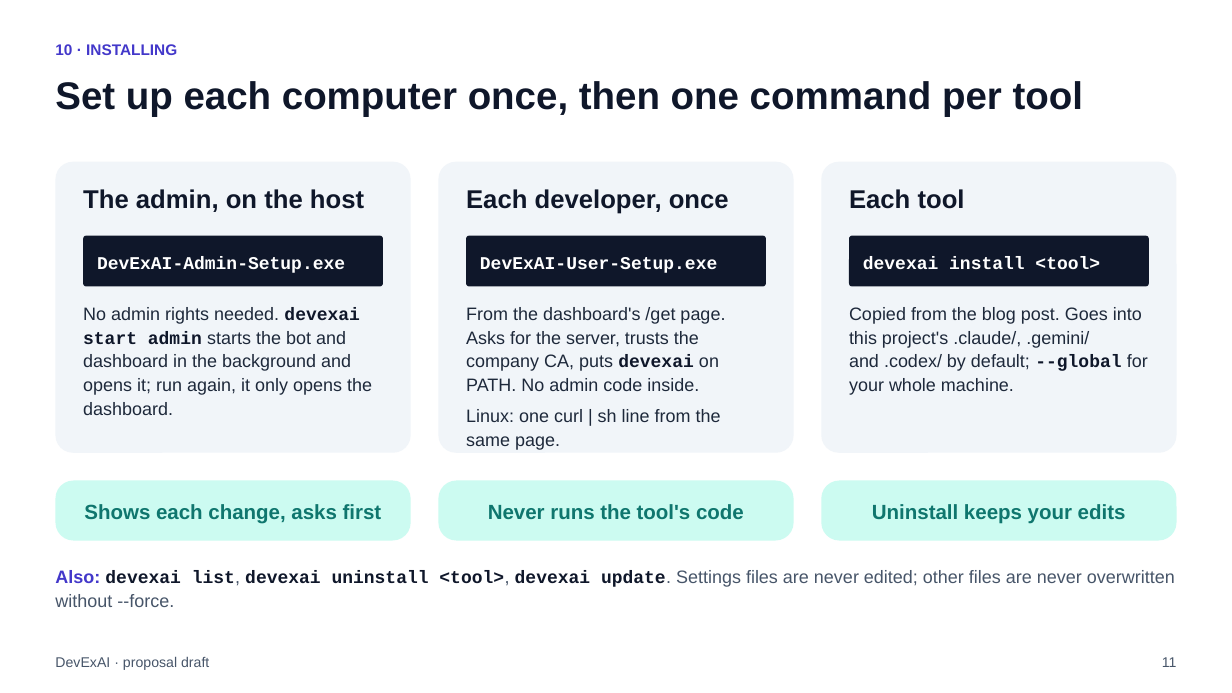
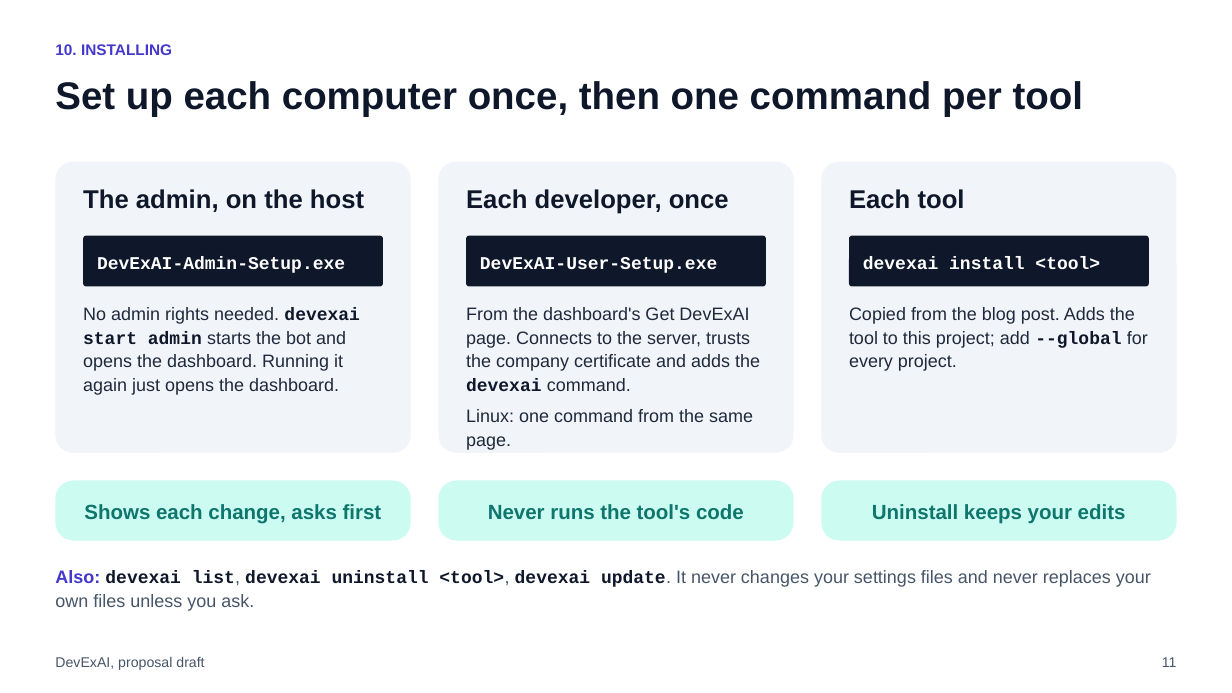
Before and after one commit to raghavsatyadev/DevExAI, a slide deck: slide 11 of DevExAI.pptx. Drawn at 1232x693 pixels with LibreOffice and Linux fonts; fonts in the diff are those of the drawing. Boxes give left, top, right and bottom in pixels: in the first picture for what was removed or moved away, otherwise in the second. Text is boxed around its words. In the diff, an @@ line names an element or a change of style, - is before the commit and + after.

```diff
--- a/DevExAI.pptx
+++ b/DevExAI.pptx
@@ text at box(55, 44, 172, 55): text changed @@
-10 · INSTALLING
+10. INSTALLING
@@ text at box(83, 307, 360, 395): text changed @@
-No admin rights needed. devexai start admin starts the bot and dashboard in the background and opens it; run again, it only opens the dashboard.
+No admin rights needed. devexai start admin starts the bot and opens the dashboard. Running it again just opens the dashboard.
@@ text at box(466, 307, 760, 450): text changed @@
-From the dashboard's /get page. Asks for the server, trusts the company CA, puts devexai on PATH. No admin code inside.
-Linux: one curl | sh line from the same page.
+From the dashboard's Get DevExAI page. Connects to the server, trusts the company certificate and adds the devexai command.
+Linux: one command from the same page.
@@ text at box(849, 307, 1148, 371): text changed @@
-Copied from the blog post. Goes into this project's .claude/, .gemini/ and .codex/ by default; --global for your whole machine.
+Copied from the blog post. Adds the tool to this project; add --global for every project.
@@ text at box(55, 570, 1151, 611): text changed @@
-Also: devexai list, devexai uninstall <tool>, devexai update. Settings files are never edited; other files are never overwritten without --force.
+Also: devexai list, devexai uninstall <tool>, devexai update. It never changes your settings files and never replaces your own files unless you ask.
@@ text at box(55, 656, 204, 670): text changed @@
-DevExAI · proposal draft
+DevExAI, proposal draft
```
Also in this commit, not shown: 18 other slides changed, 3 other files.
